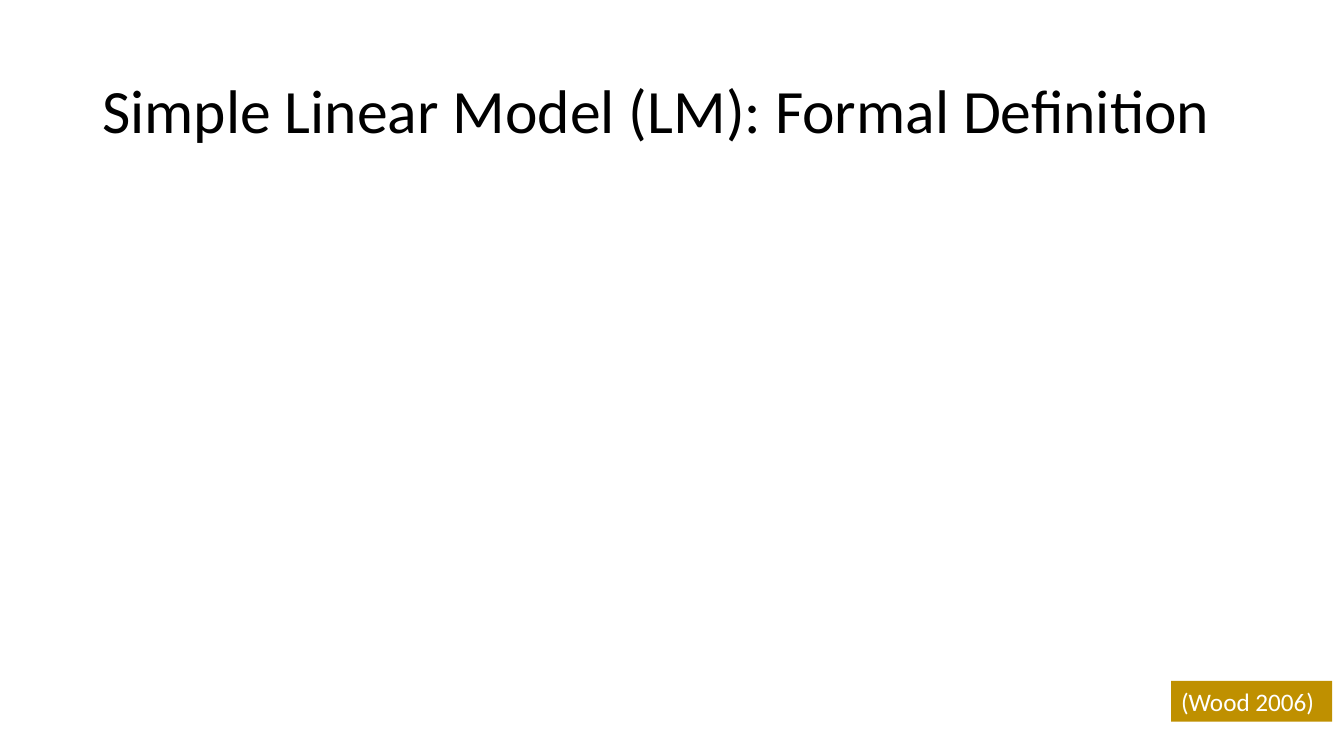
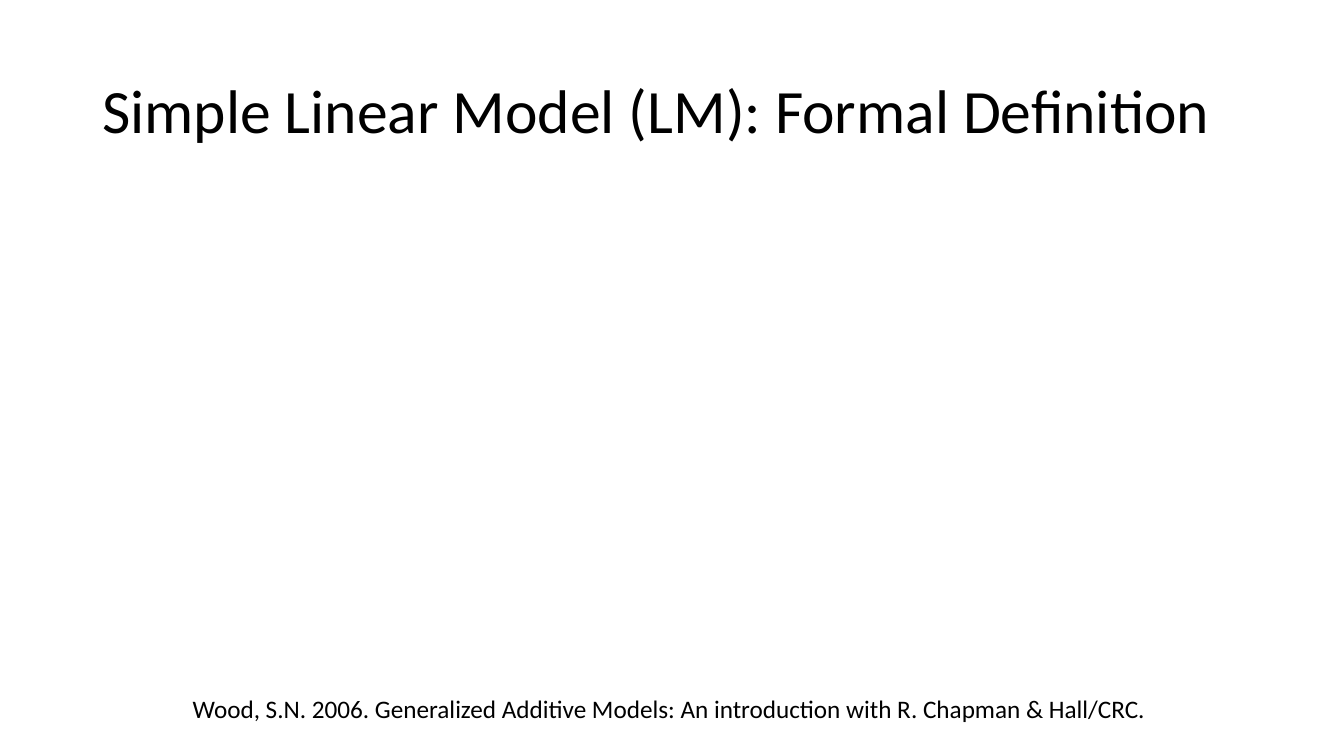
Before and after one commit to ELaBrecque-MMC/RegressionModelOverview, a slide deck: slide 7 of Notes/RegressionModelOverview.pptx. Drawn at 1344x756 pixels with LibreOffice and Linux fonts; fonts in the diff are those of the drawing; grey boxes stand for pictures. Boxes give left, top, right and bottom in pixels: in the first picture for what was removed or moved away, otherwise in the second. Text is boxed around its words. In the diff, an @@ line names an element or a change of style, - is before the commit and + after.

Commit message:
Finished text for LM; starting on text for LMM

```diff
--- a/Notes/RegressionModelOverview.pptx
+++ b/Notes/RegressionModelOverview.pptx
@@ rectangle removed at bbox=[1172, 682, 1333, 722] @@
-(Wood 2006)
@@ text added at bbox=[193, 700, 1145, 722], 18 pt, text #000000 @@
+Wood, S.N. 2006. Generalized Additive Models: An introduction with R. Chapman & Hall/CRC.
```
Also in this commit, not shown: 4 slides added.
